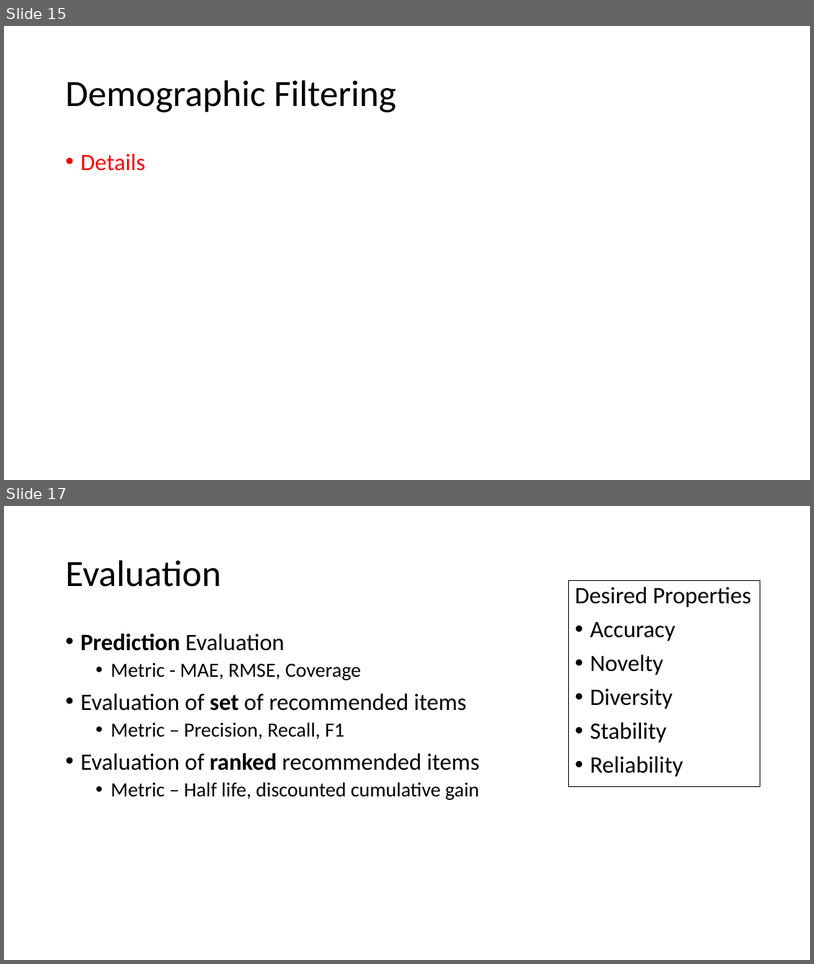
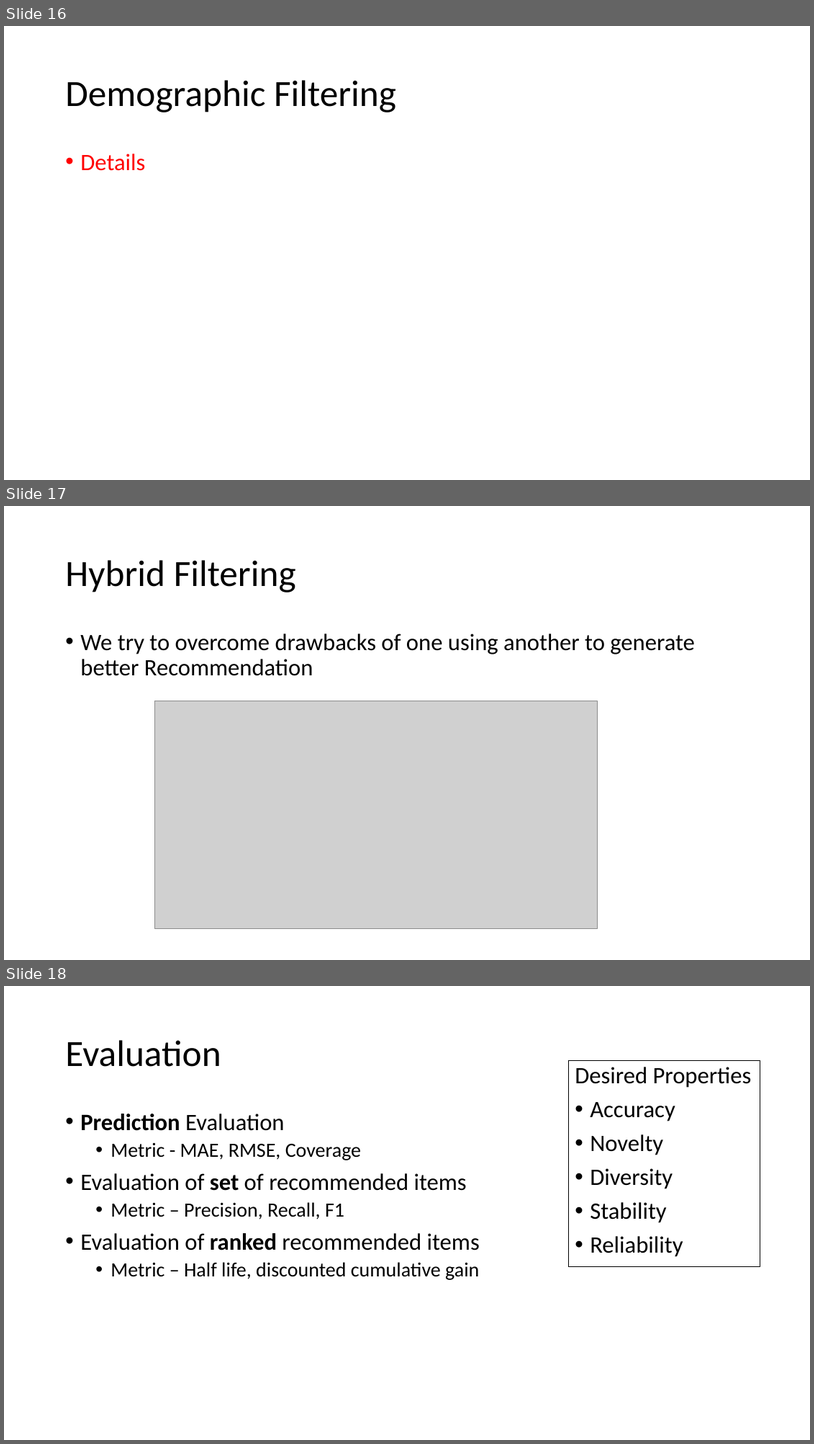
Before and after one commit to DibyamAgrawal/RS-ppt, a slide deck: summer_Basics of RS.pptx. Shown one above the other, each under a label of ours: slides 15 and 17 before the commit, slides 16, 17 and 18 after it; the slides between them are not shown. The pictures are 814x964 and 814x1444 pixels, drawn with LibreOffice and Linux fonts; fonts in the diff are those of the drawing; grey boxes stand for pictures. Boxes give left, top, right and bottom in pixels: in the first picture for what was removed or moved away, otherwise in the second. Text is boxed around its words. In the diff, an @@ line names an element or a change of style, - is before the commit and + after.

```diff
--- a/summer_Basics of RS.pptx
+++ b/summer_Basics of RS.pptx
@@ slide 17 added at <box>4,506,810,960</box>, background #FFFFFF @@
@@ title added at <box>65,560,296,592</box>, 44 pt, text #000000 @@
+Hybrid Filtering
@@ text added at <box>80,633,695,676</box>, 28 pt, text #000000 @@
+• We try to overcome drawbacks of one using another to generate better Recommendation
@@ picture added at <box>154,701,597,928</box> @@
@@ what was slide 15 is now slide 16 @@
@@ what was slide 17 is now slide 18 @@
```
Also in this commit, not shown: 7 slides changed, 1 other slide added, 1 slide removed, 10 other files.
